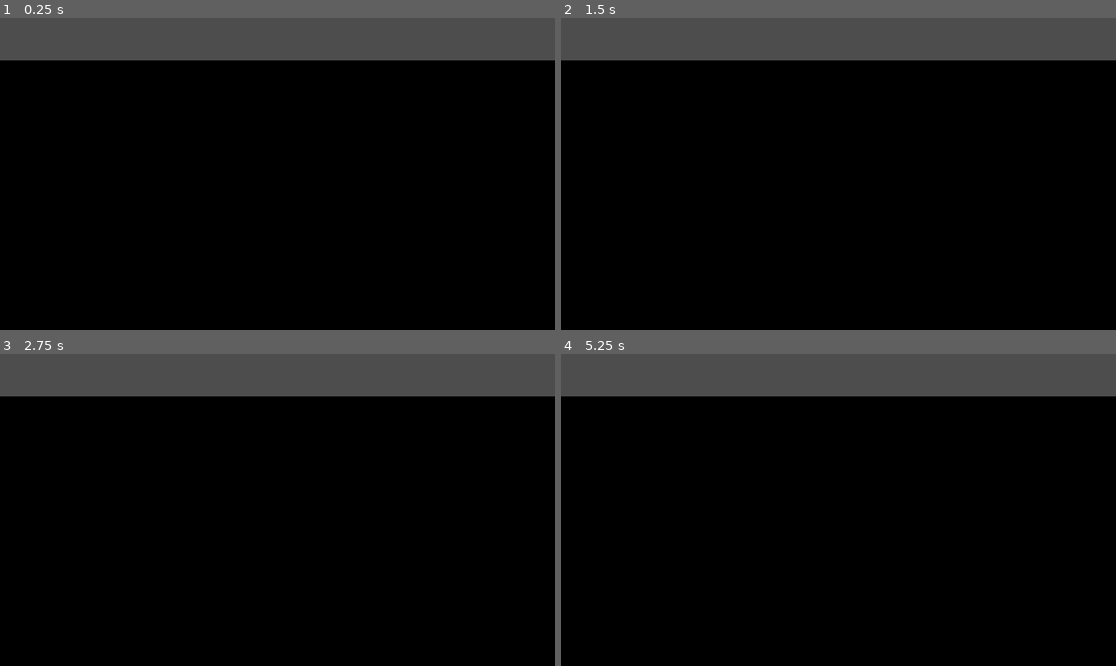
Above: before the commit, frames 1-4 (two rows, left to right).
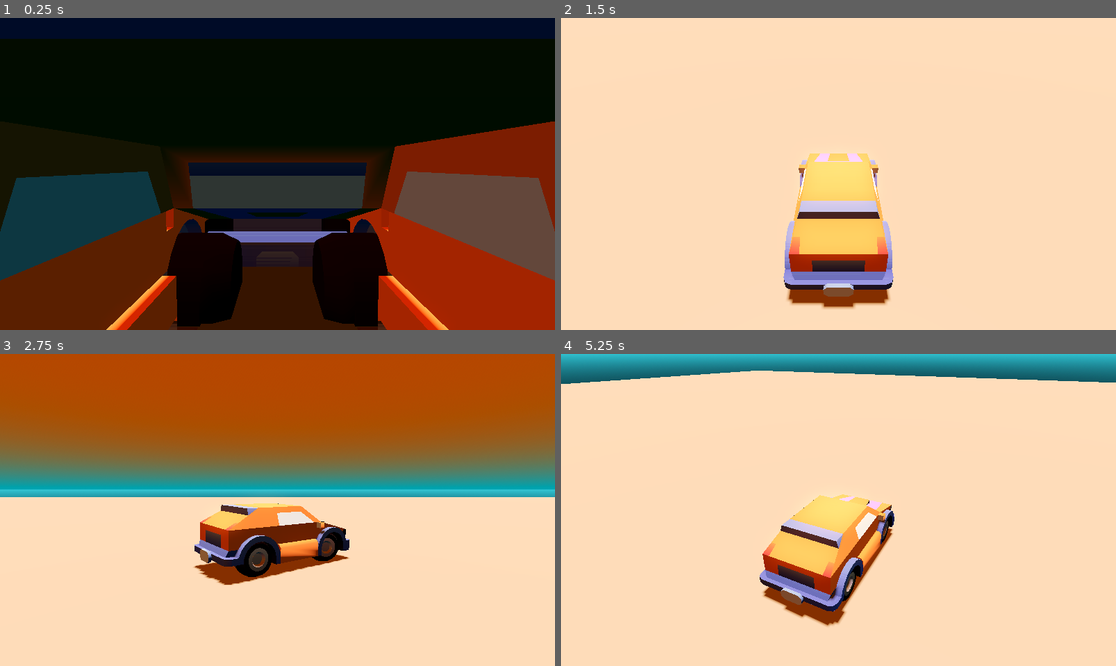
Above: after the commit, the same moments.

Repository: sairpa/sairpa.github.io
Game: Godot game, scene res://scenes/level0.tscn
The game is run twice, just before and just after one commit, with the same random seed, the same clock (stepped at 60 frames per second) and the same inputs.
Inputs:
- Up to frame 1 (0.25 s): no input
- Up to frame 2 (1.5 s): hold Right (ui_right) 0.53-1.28 s; hold Down (ui_down) from 1.28 s (still down)
- Up to frame 3 (2.75 s): release Down (ui_down) at 2.03 s; hold Right (ui_right) from 2.03 s (still down)
- Up to frame 4 (5.25 s): release Right (ui_right) at 2.78 s; hold Up (ui_up) 2.78-3.53 s; hold Left (ui_left) 3.53-5.03 s; hold Down (ui_down) from 5.03 s (still down)

The runs differ from the first frame. In frame 1, 62% of the frame differs, in the area x 0-100%, y 0-100%; in frame 2, 100%; in frame 3, 100%; in frame 4, 100%.

Commit message:
Fixed most of the car movement issues Next works: - Onto the actual level creation - car camera controls - panning using mouse or touch screen - button dev for toucn devices

Diff:
--- a/car/scenes/car.tscn
+++ b/car/scenes/car.tscn
@@ -9,6 +9,13 @@
 [sub_resource type="SphereShape3D" id="SphereShape3D_c35m8"]
 radius = 1.0
 
+[sub_resource type="StandardMaterial3D" id="StandardMaterial3D_qt2eu"]
+transparency = 1
+albedo_color = Color(1, 1, 1, 0)
+
+[sub_resource type="SphereMesh" id="SphereMesh_50v30"]
+material = SubResource("StandardMaterial3D_qt2eu")
+
 [node name="swift_sport" type="RigidBody3D"]
 physics_material_override = SubResource("PhysicsMaterial_c35m8")
 gravity_scale = 5.0
@@ -16,12 +23,15 @@
 script = ExtResource("1_qt2eu")
 
 [node name="CollisionShape3D" type="CollisionShape3D" parent="."]
-transform = Transform3D(1, 0, 0, 0, 1, 0, 0, 0, 1, 0, 1, 0)
 shape = SubResource("SphereShape3D_c35m8")
 
 [node name="MeshInstance3D" type="MeshInstance3D" parent="CollisionShape3D"]
 visible = false
+mesh = SubResource("SphereMesh_50v30")
 
 [node name="carmesh" parent="." instance=ExtResource("1_c35m8")]
+transform = Transform3D(-1, 0, -8.74228e-08, 0, 1, 0, 8.74228e-08, 0, -1, 0, 0, 0)
+top_level = true
 
 [node name="RayCast3D" type="RayCast3D" parent="carmesh"]
+transform = Transform3D(1, 0, 0, 0, 1, 0, 0, 0, 1, 0, 0.391849, 0)
--- a/car/scenes/level0.tscn
+++ b/car/scenes/level0.tscn
@@ -9,18 +9,36 @@
 [sub_resource type="BoxShape3D" id="BoxShape3D_4exd7"]
 size = Vector3(100, 0, 100)
 
+[sub_resource type="ProceduralSkyMaterial" id="ProceduralSkyMaterial_ic6my"]
+sky_top_color = Color(0.579121, 0.227599, 0, 1)
+sky_horizon_color = Color(0, 0.51882, 0.575604, 1)
+sky_curve = 0.0588439
+ground_bottom_color = Color(0.0522985, 0.13688, 0.153016, 1)
+ground_horizon_color = Color(0.176471, 0.635294, 0.701961, 1)
+ground_curve = 0.0313833
+
+[sub_resource type="Sky" id="Sky_ic6my"]
+sky_material = SubResource("ProceduralSkyMaterial_ic6my")
+
+[sub_resource type="Environment" id="Environment_qsrgx"]
+background_mode = 2
+sky = SubResource("Sky_ic6my")
+tonemap_mode = 2
+glow_enabled = true
+
 [node name="Level0" type="Node3D"]
 
-[node name="swift_sport" parent="." instance=ExtResource("1_4exd7")]
-transform = Transform3D(1, 0, 0, 0, 1, 0, 0, 0, 1, 0, 0.475, 0)
-
 [node name="Camera3D" type="Camera3D" parent="." node_paths=PackedStringArray("target")]
-transform = Transform3D(-1, 1.2721e-08, -1.47746e-07, -4.83553e-08, 0.913886, 0.405971, 1.40188e-07, 0.405971, -0.913886, 0.253094, 3.15405, -5.08841)
+transform = Transform3D(-1, 0, 8.74228e-08, 0, 1, 0, -8.74228e-08, 0, -1, 0, 0, 0)
 keep_aspect = 0
-fov = 85.2
+fov = 90.0
 near = 0.001
 script = ExtResource("2_ic6my")
+offset = Vector3(0, 3, 4)
 target = NodePath("../swift_sport")
+
+[node name="swift_sport" parent="." instance=ExtResource("1_4exd7")]
+transform = Transform3D(1, 0, 0, 0, 1, 0, 0, 0, 1, 0, 2, 0)
 
 [node name="Ground" type="MeshInstance3D" parent="."]
 mesh = SubResource("PlaneMesh_4exd7")
@@ -30,3 +48,10 @@
 
 [node name="CollisionShape3D" type="CollisionShape3D" parent="Ground/StaticBody3D"]
 shape = SubResource("BoxShape3D_4exd7")
+
+[node name="DirectionalLight3D" type="DirectionalLight3D" parent="."]
+transform = Transform3D(1, 0, 0, 0, -4.37114e-08, 1, 0, -1, -4.37114e-08, 0, 15, 0)
+shadow_enabled = true
+
+[node name="WorldEnvironment" type="WorldEnvironment" parent="."]
+environment = SubResource("Environment_qsrgx")
--- a/car/scripts/camera_3d.gd
+++ b/car/scripts/camera_3d.gd
@@ -6,9 +6,9 @@
 
 
 func _physics_process(delta):
-	#if !target:
-		#return
-	#var target_pos = target.global_transform.translated_local(offset)
-	#global_transform = global_transform.interpolate_with(target_pos, lerp_speed * delta)
-	#look_at(target.global_position, Vector3.UP)
+	if !target:
+		return
+	var target_pos = target.global_transform.translated_local(offset)
+	global_transform = global_transform.interpolate_with(target_pos, lerp_speed * delta)
+	look_at(target.global_position, Vector3.UP)
 	pass
--- a/car/scripts/car.gd
+++ b/car/scripts/car.gd
@@ -28,8 +28,8 @@
 func _process(delta):
 	if not ground_ray.is_colliding():
 		return
-	speed_input = Input.get_axis("brake", "accelerate") * acceleration
-	turn_input = Input.get_axis("steer_right", "steer_left") * deg_to_rad(steering)
+	speed_input = Input.get_axis("ui_down", "ui_up") * acceleration
+	turn_input = Input.get_axis("ui_right", "ui_left") * deg_to_rad(steering)
 	right_wheel.rotation.y = turn_input
 	left_wheel.rotation.y = turn_input
 
Not shown: 1 places in car/scenes/car.tscn that only renumber resources
Not shown: 1 places in car/scenes/level0.tscn that only renumber resources
